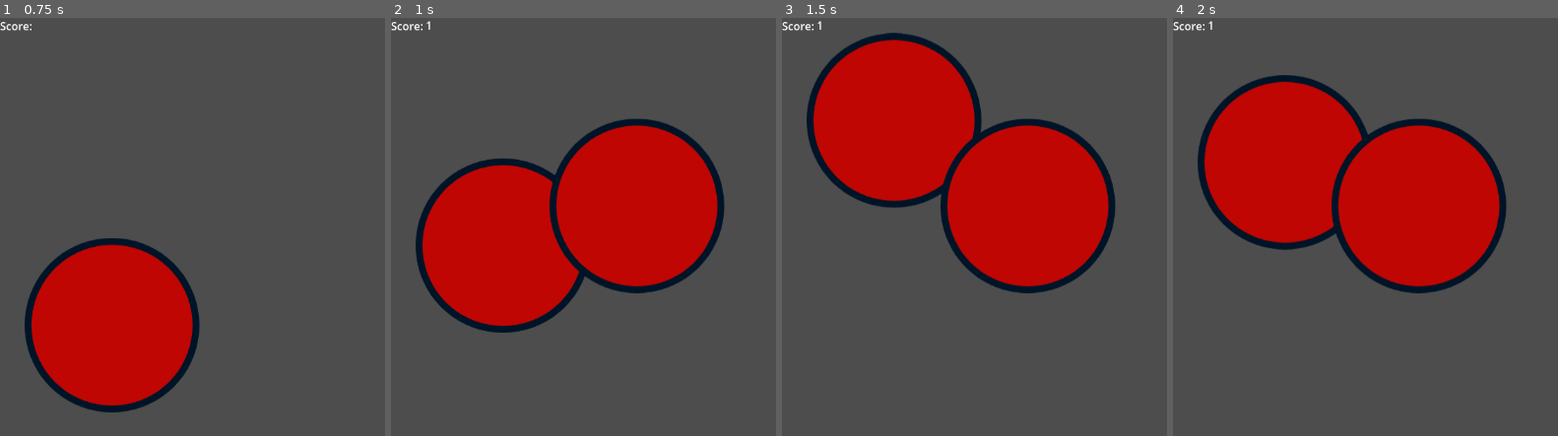
Above: before the commit, frames 1-4 (left to right).
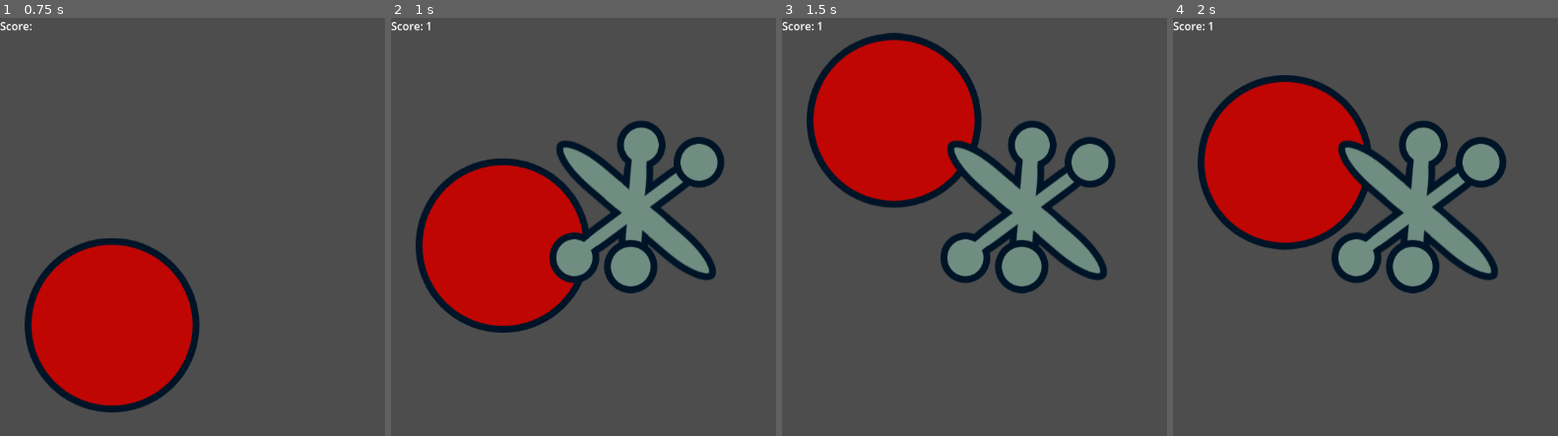
Above: after the commit, the same moments.

Repository: casellner/Idle-Jacks
Game: Godot game, scene res://game.tscn
Two runs of this game, one before a commit and one after it. Both use one fixed random seed, a clock stepped at 60 frames per second and the inputs below.
Inputs (mouse positions are in pixels of both pictures, inside the frame that each line leads up to):
- Up to frame 1 (0.75 s): tap Enter (ui_accept) at 0.5 s
- Up to frame 2 (1 s): tap Enter (ui_accept) at 0.77 s
- Up to frame 3 (1.5 s): click (1028, 206) at 1.25 s
- Up to frame 4 (2 s): no input

Frame 1 is identical in both runs. In frame 2, 15% of the frame differs, in the area x 9-87%, y 0-66%; in frame 3, 16%; in frame 4, 15%.

Commit message:
Add jack sprite

Diff:
--- a/Godot/game.tscn
+++ b/Godot/game.tscn
@@ -22,9 +22,8 @@
 
 [node name="Score" type="RichTextLabel" parent="."]
 offset_left = 51.0
-offset_top = -1.0
 offset_right = 91.0
-offset_bottom = 39.0
+offset_bottom = 40.0
 
 [node name="ScoreLabel" type="RichTextLabel" parent="."]
 offset_right = 59.0
--- a/Godot/jack.tscn
+++ b/Godot/jack.tscn
@@ -1,7 +1,7 @@
 [gd_scene load_steps=3 format=3 uid="uid://dehbd8ajqgwqh"]
 
 [ext_resource type="Script" path="res://scripts/jack.gd" id="1_qfnvt"]
-[ext_resource type="Texture2D" uid="uid://ckcxso8cy0f4y" path="res://sprites/ball.png" id="1_tuuw0"]
+[ext_resource type="Texture2D" uid="uid://cdxs87fuylvd4" path="res://sprites/jack.png" id="2_6iq52"]
 
 [node name="Jack" type="Node2D"]
 script = ExtResource("1_qfnvt")
@@ -9,6 +9,6 @@
 [node name="TextureButton" type="TextureButton" parent="."]
 offset_right = 40.0
 offset_bottom = 40.0
-texture_normal = ExtResource("1_tuuw0")
+texture_normal = ExtResource("2_6iq52")
 
 [connection signal="button_down" from="TextureButton" to="." method="_on_texture_button_button_down"]
--- a/Godot/scripts/game.gd
+++ b/Godot/scripts/game.gd
@@ -3,7 +3,7 @@
 var mynode = preload("res://jack.tscn")
 
 var rand = RandomNumberGenerator.new() # Random number for Jack position
-var jack_instance : Node = null
+var jack_instance
 
 var score = 0 # Number of jacks collected
 
--- a/Godot/scripts/jack.gd
+++ b/Godot/scripts/jack.gd
@@ -1,5 +1,6 @@
 extends Node2D
 
+signal jack_clicked
 
 # Called when the node enters the scene tree for the first time.
 func _ready() -> void:
Binary file added: Godot/sprites/jack.png
Not shown, added: Godot/sprites/jack.png.import
